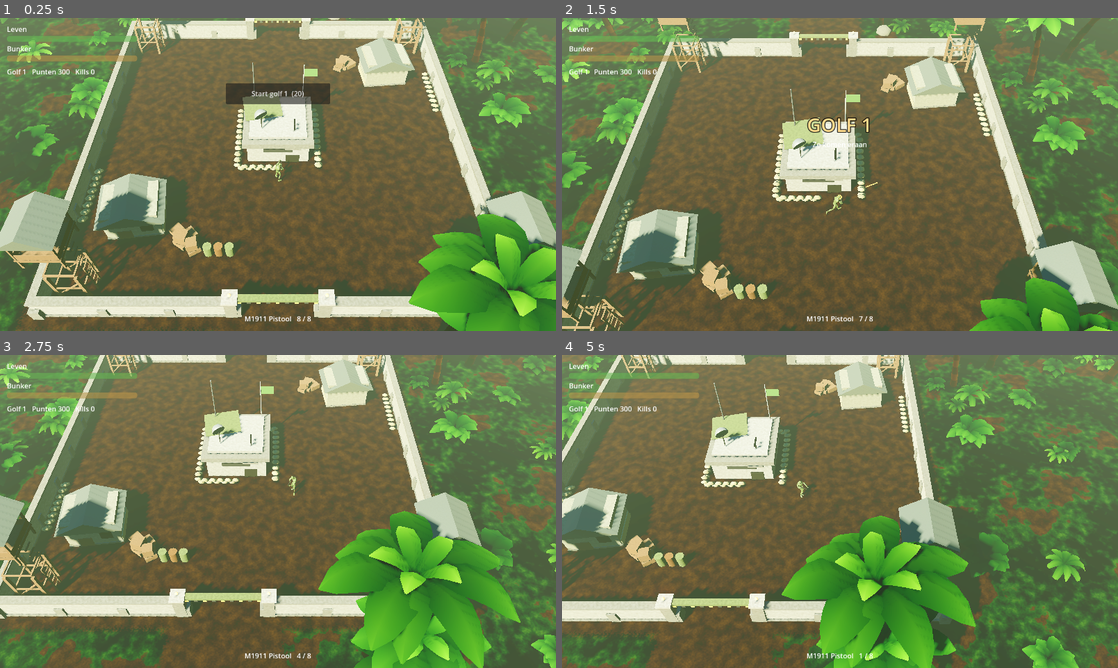
Above: before the commit, frames 1-4 (two rows, left to right).
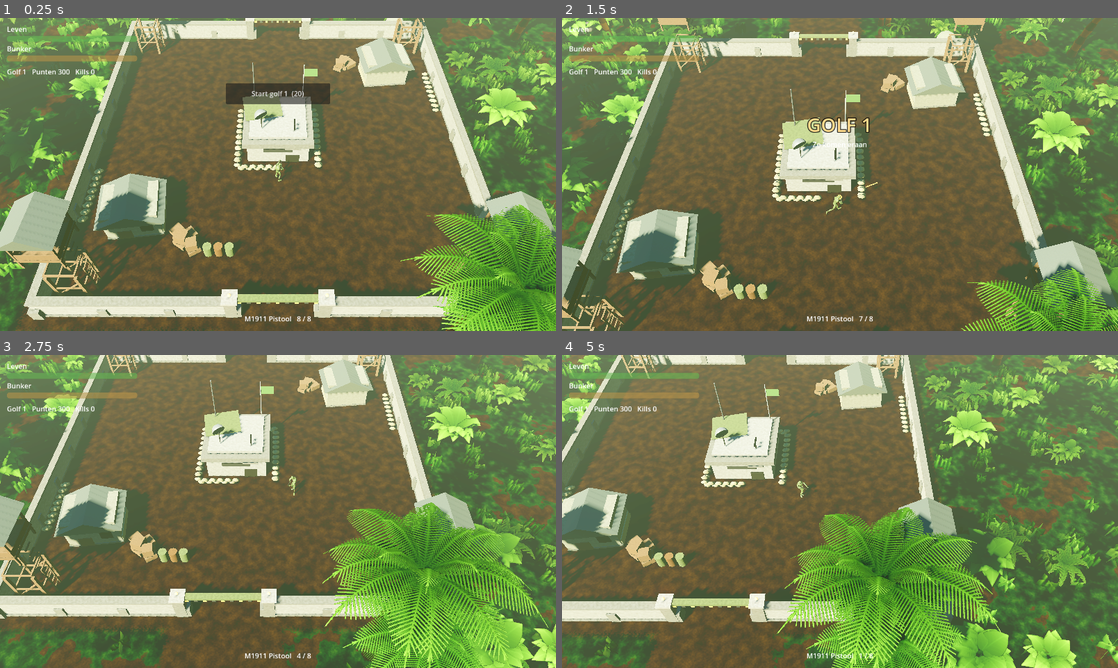
Above: after the commit, the same moments.

Repository: boodschappenmaatje/Bloedjungle-godot
Game: Godot game, scene res://scenes/main.tscn
Same seed, same stepped clock (60 frames per second), same inputs: the game is played once before the commit and once after it.
Inputs (mouse positions are in pixels of both pictures, inside the frame that each line leads up to):
- Up to frame 1 (0.25 s): no input
- Up to frame 2 (1.5 s): click "Start golf 1 (20)" at 0.5 s; move the mouse to (962, 158) at 1.27 s; hold D from 1.28 s (still down); click (962, 158) at 1.42 s
- Up to frame 3 (2.75 s): release D at 2 s; drag from (166, 527) to (250, 574) at 2.02 s
- Up to frame 4 (5 s): move the mouse to (895, 442) at 2.77 s; hold D 2.78-3.5 s; drag from (812, 574) to (673, 464) at 3.52 s; move the mouse to (1006, 558) at 4.27 s; hold A from 4.28 s (still down)

The runs differ from the first frame. In frame 1, 13% of the frame differs, in the area x 0-100%, y 0-100%; in frame 2, 12%; in frame 3, 19%; in frame 4, 20%.

Commit message:
Gebladerte met getekende bladtexturen (palm, blad, varen, gras), dichtere jungle
Co-Authored-By: Claude Sonnet 5.5 <noreply@anthropic.com>
Claude-Session: https://claude.ai/code/session_01XZWExccfJCwQW5PZSu2NbC

Diff:
--- a/scripts/foliage.gd
+++ b/scripts/foliage.gd
@@ -2,17 +2,26 @@
 ## Bomen, struiken, varens en rotsen, zelf opgebouwd uit driehoeken (geen losse modelbestanden).
 ## Kleuren zitten in de vertexkleuren; de alfa is hoe sterk iets in de wind beweegt (foliage.gdshader).
 
-static var _mat: ShaderMaterial
+static var _mats := {}
 
 
-static func material() -> ShaderMaterial:
-	if _mat == null:
-		_mat = ShaderMaterial.new()
-		_mat.shader = preload("res://shaders/foliage.gdshader")
-	return _mat
+## Wind-materiaal; met een bladtextuur (kind) of zonder (stam, rotsen).
+static func material(kind := "") -> ShaderMaterial:
+	if not _mats.has(kind):
+		var m := ShaderMaterial.new()
+		m.shader = preload("res://shaders/foliage.gdshader")
+		m.set_shader_parameter("use_tex", kind != "")
+		if kind != "":
+			m.set_shader_parameter("tex", LeafTex.get_tex(kind))
+		if kind == "grass":
+			m.set_shader_parameter("sway", 0.08)
+			m.set_shader_parameter("cut", 0.35)
+		_mats[kind] = m
+	return _mats[kind]
 
 
-## Eén blad of palmtak: een gebogen strook met een licht gevouwen middenrib.
+## Eén blad of palmtak: een gebogen strook met een licht gevouwen middenrib. De textuur loopt
+## in de lengte (u) en over de breedte (v), met de nerf op v = 0,5.
 static func _frond(st: SurfaceTool, origin: Vector3, yaw: float, length: float, width: float, rise: float, droop: float, c0: Color, c1: Color, segs := 6) -> void:
 	var d := Vector3(cos(yaw), 0.0, sin(yaw))
 	var side := Vector3(-d.z, 0.0, d.x)
@@ -20,12 +29,13 @@
 	for i in segs + 1:
 		var t := float(i) / segs
 		var c := origin + d * length * t + Vector3.UP * (sin(t * PI * 0.6) * rise - t * t * droop)
-		var w := width * pow(sin(minf(t * 1.0, 1.0) * PI), 0.6) + 0.03
 		var col := c0.lerp(c1, t)
 		col.a = t
-		var up := Vector3(0, 1, 0)
-		var n := (up * 0.75 + d * 0.15).normalized()
-		rows.append([[c - side * w + Vector3.DOWN * w * 0.25, col, n], [c + Vector3.UP * w * 0.12, col.lightened(0.08), n], [c + side * w + Vector3.DOWN * w * 0.25, col, n]])
+		var n := (Vector3.UP * 0.75 + d * 0.15).normalized()
+		rows.append([
+			[c - side * width + Vector3.DOWN * width * 0.3, Vector2(t, 0.0), col, n],
+			[c + Vector3.UP * width * 0.1, Vector2(t, 0.5), col, n],
+			[c + side * width + Vector3.DOWN * width * 0.3, Vector2(t, 1.0), col, n]])
 	for i in segs:
 		for k in 2:
 			var a: Array = rows[i][k]
@@ -34,8 +44,9 @@
 			var dd: Array = rows[i + 1][k + 1]
 			for tri in [[a, cc, b], [b, cc, dd]]:
 				for v in tri:
-					st.set_color(v[1])
-					st.set_normal(v[2])
+					st.set_uv(v[1])
+					st.set_color(v[2])
+					st.set_normal(v[3])
 					st.add_vertex(v[0])
 
 
@@ -43,23 +54,23 @@
 	var mesh := ArrayMesh.new()
 	var st := SurfaceTool.new()
 	st.begin(Mesh.PRIMITIVE_TRIANGLES)
-	var segs := 9
+	var segs := 10
 	var sides := 7
 	var rings: Array = []
 	var top := Vector3.ZERO
 	for i in segs + 1:
 		var t := float(i) / segs
-		var c := Vector3(0.9 * t * t, 5.2 * t, 0.35 * t * t)
+		var c := Vector3(0.9 * t * t, 5.4 * t, 0.35 * t * t)
 		top = c
-		var r := lerpf(0.27, 0.13, t) * (1.0 + 0.18 * (1.0 if i % 2 == 0 else 0.0))
+		var r := lerpf(0.27, 0.13, t) * (1.0 + 0.2 * (1.0 if i % 2 == 0 else 0.0))
 		var ring: Array = []
 		for j in sides:
 			var a := TAU * j / sides
 			ring.append([c + Vector3(cos(a) * r, 0, sin(a) * r), Vector3(cos(a), 0, sin(a))])
 		rings.append(ring)
 	for i in segs:
-		var shade := 0.85 if i % 2 == 0 else 1.0
-		var col := Color(0.42 * shade, 0.30 * shade, 0.19 * shade, 0.04 * i / segs)
+		var shade := 0.8 if i % 2 == 0 else 1.0
+		var col := Color(0.5 * shade, 0.38 * shade, 0.26 * shade, 0.04 * i / segs)
 		for j in sides:
 			var p00: Array = rings[i][j]
 			var p01: Array = rings[i][(j + 1) % sides]
@@ -70,29 +81,38 @@
 					st.set_color(col)
 					st.set_normal(v[1])
 					st.add_vertex(v[0])
-	# kroon van takken
+	st.commit(mesh)
+	mesh.surface_set_material(0, material())
+	# kroon van takken met bladpunten
+	var crown := SurfaceTool.new()
+	crown.begin(Mesh.PRIMITIVE_TRIANGLES)
 	var rng := RandomNumberGenerator.new()
 	rng.seed = 5
-	for k in 10:
-		var yaw := TAU * k / 10.0 + rng.randf_range(-0.2, 0.2)
-		var len := rng.randf_range(2.3, 3.0)
-		_frond(st, top + Vector3.UP * 0.05, yaw, len, rng.randf_range(0.5, 0.7), rng.randf_range(0.9, 1.4), rng.randf_range(1.0, 1.7), Color("1d4a14"), Color("5f9a32"), 7)
-	for k in 5:  # jonge takken die recht omhoog staan
-		_frond(st, top + Vector3.UP * 0.1, TAU * k / 5.0 + 0.3, 1.3, 0.3, 1.1, 0.3, Color("2d6a1c"), Color("8cc044"), 4)
-	mesh = st.commit()
+	var white := Color(0.78, 0.9, 0.7)
+	var dark := Color(0.5, 0.64, 0.42)
+	for k in 12:
+		var yaw := TAU * k / 12.0 + rng.randf_range(-0.2, 0.2)
+		_frond(crown, top + Vector3.UP * 0.05, yaw, rng.randf_range(2.6, 3.4), rng.randf_range(0.65, 0.85), rng.randf_range(0.9, 1.5), rng.randf_range(1.1, 1.9), dark, white, 7)
+	for k in 6:
+		_frond(crown, top + Vector3.UP * 0.1, TAU * k / 6.0 + 0.3, 1.5, 0.45, 1.3, 0.3, dark, white, 4)
+	crown.commit(mesh)
+	mesh.surface_set_material(1, material("palm"))
 	return mesh
 
 
+## Struik van brede bladeren.
 static func bush() -> ArrayMesh:
 	var st := SurfaceTool.new()
 	st.begin(Mesh.PRIMITIVE_TRIANGLES)
 	var rng := RandomNumberGenerator.new()
 	rng.seed = 9
-	for k in 16:
-		var yaw := TAU * k / 16.0 + rng.randf_range(-0.2, 0.2)
-		var o := Vector3(cos(yaw), 0, sin(yaw)) * rng.randf_range(0.0, 0.25) + Vector3.UP * rng.randf_range(0.05, 0.35)
-		_frond(st, o, yaw, rng.randf_range(0.8, 1.3), rng.randf_range(0.28, 0.4), rng.randf_range(0.5, 0.9), rng.randf_range(0.3, 0.7), Color("17400f"), Color("4f9030"), 4)
-	return st.commit()
+	for k in 22:
+		var yaw := TAU * k / 22.0 + rng.randf_range(-0.2, 0.2)
+		var o := Vector3(cos(yaw), 0, sin(yaw)) * rng.randf_range(0.0, 0.3) + Vector3.UP * rng.randf_range(0.05, 0.5)
+		_frond(st, o, yaw, rng.randf_range(0.9, 1.5), rng.randf_range(0.4, 0.55), rng.randf_range(0.5, 1.0), rng.randf_range(0.3, 0.8), Color(0.6, 0.7, 0.55), Color(1.0, 1.0, 0.9), 3)
+	var m := st.commit()
+	m.surface_set_material(0, material("leaf"))
+	return m
 
 
 static func fern() -> ArrayMesh:
@@ -100,10 +120,32 @@
 	st.begin(Mesh.PRIMITIVE_TRIANGLES)
 	var rng := RandomNumberGenerator.new()
 	rng.seed = 3
-	for k in 9:
-		var yaw := TAU * k / 9.0 + rng.randf_range(-0.15, 0.15)
-		_frond(st, Vector3(0, 0.05, 0), yaw, rng.randf_range(0.9, 1.3), 0.17, rng.randf_range(0.4, 0.8), rng.randf_range(0.5, 0.9), Color("1f4d12"), Color("6ca636"), 5)
-	return st.commit()
+	for k in 10:
+		var yaw := TAU * k / 10.0 + rng.randf_range(-0.15, 0.15)
+		_frond(st, Vector3(0, 0.05, 0), yaw, rng.randf_range(1.0, 1.5), 0.32, rng.randf_range(0.5, 0.9), rng.randf_range(0.6, 1.0), Color(0.6, 0.7, 0.55), Color(1.0, 1.0, 0.9), 4)
+	var m := st.commit()
+	m.surface_set_material(0, material("fern"))
+	return m
+
+
+## Pol gras: drie kruisende kaartjes.
+static func grass() -> ArrayMesh:
+	var st := SurfaceTool.new()
+	st.begin(Mesh.PRIMITIVE_TRIANGLES)
+	for k in 3:
+		var a := PI * k / 3.0
+		var d := Vector3(cos(a), 0, sin(a)) * 0.5
+		var h := 0.75
+		var q := [[-d, Vector2(0, 1), 0.0], [d, Vector2(1, 1), 0.0], [d + Vector3.UP * h, Vector2(1, 0), 1.0], [-d + Vector3.UP * h, Vector2(0, 0), 1.0]]
+		for idx in [0, 1, 2, 0, 2, 3]:
+			var v: Array = q[idx]
+			st.set_uv(v[1])
+			st.set_color(Color(0.85, 0.95, 0.75, v[2]))
+			st.set_normal(Vector3.UP)
+			st.add_vertex(v[0])
+	var m := st.commit()
+	m.surface_set_material(0, material("grass"))
+	return m
 
 
 static func rock() -> Mesh:
@@ -119,27 +161,22 @@
 static func plant(parent: Node3D, seed_ := 11) -> void:
 	var rng := RandomNumberGenerator.new()
 	rng.seed = seed_
-	var palms: Array = []
-	var palm_cols: Array = []
-	var bushes: Array = []
-	var bush_cols: Array = []
-	var ferns: Array = []
-	var fern_cols: Array = []
-	var rocks: Array = []
-	var rock_cols: Array = []
-	_scatter(rng, 150, 18.5, 85.0, palms, palm_cols, 0.85, 1.55, 0.12, true)
-	_scatter(rng, 300, 16.5, 80.0, bushes, bush_cols, 0.8, 1.7, 0.05, false)
-	_scatter(rng, 260, 15.8, 70.0, ferns, fern_cols, 0.8, 1.6, 0.04, false)
-	_scatter(rng, 45, 18.0, 75.0, rocks, rock_cols, 0.7, 2.2, 0.15, true)
-	Kit.scatter(parent, palm(), material(), palms, palm_cols)
-	Kit.scatter(parent, bush(), material(), bushes, bush_cols)
-	Kit.scatter(parent, fern(), material(), ferns, fern_cols, false)
-	var rm := Kit.rock().duplicate() as StandardMaterial3D
-	rm.vertex_color_use_as_albedo = true
-	Kit.scatter(parent, rock(), rm, rocks, rock_cols)
+	var sets := {"palm": [150, 18.5, 90.0, 0.85, 1.6, 0.1], "bush": [320, 16.5, 80.0, 0.8, 1.8, 0.05], "fern": [300, 15.8, 70.0, 0.8, 1.7, 0.04], "grass": [1400, 15.2, 62.0, 0.8, 1.8, 0.0], "rock": [45, 18.0, 75.0, 0.7, 2.2, 0.15]}
+	var meshes := {"palm": palm(), "bush": bush(), "fern": fern(), "grass": grass(), "rock": rock()}
+	for kind in sets:
+		var c: Array = sets[kind]
+		var xf: Array = []
+		var cols: Array = []
+		_scatter(rng, c[0], c[1], c[2], xf, cols, c[3], c[4], c[5])
+		if kind == "rock":
+			var rm := Kit.rock().duplicate() as StandardMaterial3D
+			rm.vertex_color_use_as_albedo = true
+			Kit.scatter(parent, meshes[kind], rm, xf, cols)
+		else:
+			Kit.scatter(parent, meshes[kind], null, xf, cols, kind != "grass")
 
 
-static func _scatter(rng: RandomNumberGenerator, count: int, r_min: float, r_max: float, out: Array, cols: Array, s_min: float, s_max: float, tilt: float, dense_far: bool) -> void:
+static func _scatter(rng: RandomNumberGenerator, count: int, r_min: float, r_max: float, out: Array, cols: Array, s_min: float, s_max: float, tilt: float) -> void:
 	var tries := 0
 	while out.size() < count and tries < count * 20:
 		tries += 1
--- a/scripts/kit.gd
+++ b/scripts/kit.gd
@@ -176,7 +176,8 @@
 			mm.set_instance_color(i, colors[i])
 	var inst := MultiMeshInstance3D.new()
 	inst.multimesh = mm
-	inst.material_override = mat
+	if mat != null:
+		inst.material_override = mat
 	inst.cast_shadow = GeometryInstance3D.SHADOW_CASTING_SETTING_ON if shadows else GeometryInstance3D.SHADOW_CASTING_SETTING_OFF
 	parent.add_child(inst)
 	return inst
--- /dev/null
+++ b/scripts/leaf_tex.gd
@@ -0,0 +1,102 @@
+class_name LeafTex
+## Bladtexturen met doorzichtige randen, zelf getekend bij het opstarten: palmtak met bladpunten,
+## breed jungleblad met nerven, varen en grassprieten. De vorm zit in de alfa; foliage.gdshader
+## knipt alles weg wat doorzichtig is. Eigen tekenwerk dus geen losse plaatjes nodig.
+
+static var _cache := {}
+
+
+static func get_tex(kind: String) -> ImageTexture:
+	if not _cache.has(kind):
+		var img: Image
+		match kind:
+			"palm": img = _palm()
+			"leaf": img = _leaf()
+			"fern": img = _fern()
+			_: img = _grass()
+		img.generate_mipmaps()
+		_cache[kind] = ImageTexture.create_from_image(img)
+	return _cache[kind]
+
+
+static func _blank(w: int, h: int) -> Image:
+	var img := Image.create(w, h, true, Image.FORMAT_RGBA8)
+	img.fill(Color(0, 0, 0, 0))
+	return img
+
+
+## Dikke lijn met een ronde kwast; kleur loopt van c0 naar c1 over de lengte.
+static func _line(img: Image, a: Vector2, b: Vector2, width: float, c0: Color, c1: Color) -> void:
+	var len := a.distance_to(b)
+	var steps := int(len * 1.5) + 1
+	for i in steps + 1:
+		var t := float(i) / steps
+		var p := a.lerp(b, t)
+		var col := c0.lerp(c1, t)
+		var r := width * 0.5 * (1.0 - 0.6 * t)  # loopt dun uit
+		for dx in range(-ceili(r), ceili(r) + 1):
+			for dy in range(-ceili(r), ceili(r) + 1):
+				if dx * dx + dy * dy > r * r + 0.3:
+					continue
+				var x := int(p.x) + dx
+				var y := int(p.y) + dy
+				if x >= 0 and y >= 0 and x < img.get_width() and y < img.get_height():
+					img.set_pixel(x, y, col)
+
+
+## 256 x 128: de nerf loopt links naar rechts, aan weerszijden hangen smalle bladpunten.
+static func _palm() -> Image:
+	var img := _blank(256, 128)
+	var rib0 := Color(0.45, 0.5, 0.25)
+	var rib1 := Color(0.75, 0.85, 0.45)
+	_line(img, Vector2(0, 64), Vector2(255, 64), 4.0, rib0, rib1)
+	var n := 34
+	for i in n:
+		var x := 6.0 + i * (240.0 / n)
+		var t := x / 256.0
+		var reach := 58.0 * pow(sin(minf(t * 1.15 + 0.05, 1.0) * PI), 0.55)
+		for s in [-1.0, 1.0]:
+			var tip := Vector2(x + 26.0 - t * 12.0, 64.0 + s * reach)
+			var c0 := Color(0.28, 0.45, 0.14).lerp(Color(0.5, 0.7, 0.25), t)
+			var c1 := Color(0.55, 0.78, 0.3).lerp(Color(0.8, 0.95, 0.5), t)
+			_line(img, Vector2(x, 64), tip, 4.2, c0, c1)
+	return img
+
+
+## 128 x 128: breed blad met spitse punt en nerven.
+static func _leaf() -> Image:
+	var img := _blank(128, 128)
+	for y in 128:
+		for x in 128:
+			var u := x / 127.0
+			var v := (y - 63.5) / 63.5
+			var w := sin(pow(u, 0.7) * PI) * (1.0 - 0.25 * u)  # breedte langs het blad
+			if absf(v) < w * 0.98 and u > 0.02:
+				var vein := absf(sin((u * 9.0 - absf(v) * 3.0) * PI)) < 0.07 or absf(v) < 0.025
+				var shade := 0.72 + 0.28 * u + (0.12 if vein else 0.0) - 0.15 * absf(v)
+				img.set_pixel(x, y, Color(0.22 * shade + 0.12, 0.5 * shade + 0.1, 0.16 * shade, 1.0))
+	return img
+
+
+## 128 x 128: varen met veel kleine blaadjes.
+static func _fern() -> Image:
+	var img := _blank(128, 128)
+	_line(img, Vector2(0, 64), Vector2(127, 64), 2.6, Color(0.3, 0.45, 0.15), Color(0.55, 0.75, 0.3))
+	for i in 22:
+		var x := 4.0 + i * 5.4
+		var reach := 54.0 * (1.0 - pow(x / 128.0, 2.2)) + 4.0
+		for s in [-1.0, 1.0]:
+			_line(img, Vector2(x, 64), Vector2(x + 9.0, 64 + s * reach), 3.0, Color(0.2, 0.42, 0.12), Color(0.5, 0.75, 0.25))
+	return img
+
+
+## 64 x 128: een pol grassprieten, onderaan donker en bovenaan licht.
+static func _grass() -> Image:
+	var img := _blank(64, 128)
+	var rng := RandomNumberGenerator.new()
+	rng.seed = 4
+	for i in 11:
+		var x := 6.0 + i * 5.0 + rng.randf_range(-2.0, 2.0)
+		var top := Vector2(x + rng.randf_range(-14.0, 14.0), rng.randf_range(6.0, 50.0))
+		_line(img, Vector2(x, 127), top, 3.6, Color(0.14, 0.3, 0.08), Color(0.6, 0.82, 0.3))
+	return img
--- a/shaders/foliage.gdshader
+++ b/shaders/foliage.gdshader
@@ -1,10 +1,15 @@
 shader_type spatial;
 render_mode cull_disabled, diffuse_lambert_wrap, specular_disabled;
-// Bladeren en stammen: kleur komt uit de vertexkleuren (rgb), de alfa zegt hoe hard een punt in de wind
-// beweegt (0 = vast bij de grond, 1 = losse bladpunt). Elke boom krijgt zijn eigen fase.
+// Bladeren en stammen. Kleur = textuur (mag leeg zijn) x vertexkleur (rgb); de alfa van de
+// vertexkleur zegt hoe hard een punt in de wind beweegt (0 = vast, 1 = losse bladpunt).
+// Wat in de textuur doorzichtig is wordt weggeknipt, zo krijgen palmtakken hun bladpunten.
 
+uniform sampler2D tex : source_color, filter_linear_mipmap, repeat_disable;
+uniform bool use_tex = true;
 uniform float sway = 0.14;
 uniform float speed = 1.5;
+uniform float cut = 0.45;
+uniform float backlight = 0.5;
 
 varying vec3 vcol;
 
@@ -19,8 +24,10 @@
 }
 
 void fragment() {
-	ALBEDO = pow(vcol, vec3(2.2));  // vertexkleuren zijn sRGB gekozen, de shader rekent lineair
-	ROUGHNESS = 0.8;
-	// licht dat door het blad schijnt
-	BACKLIGHT = ALBEDO * 0.5;
+	vec3 base = pow(vcol, vec3(2.2));  // vertexkleuren zijn sRGB gekozen, de shader rekent lineair
+	vec4 t = use_tex ? texture(tex, UV) : vec4(1.0);
+	if (t.a < cut) discard;
+	ALBEDO = base * t.rgb;
+	ROUGHNESS = 0.75;
+	BACKLIGHT = ALBEDO * backlight;
 }
Not shown, added: referentie-stijl.png.import
Not shown, added: scripts/leaf_tex.gd.uid
